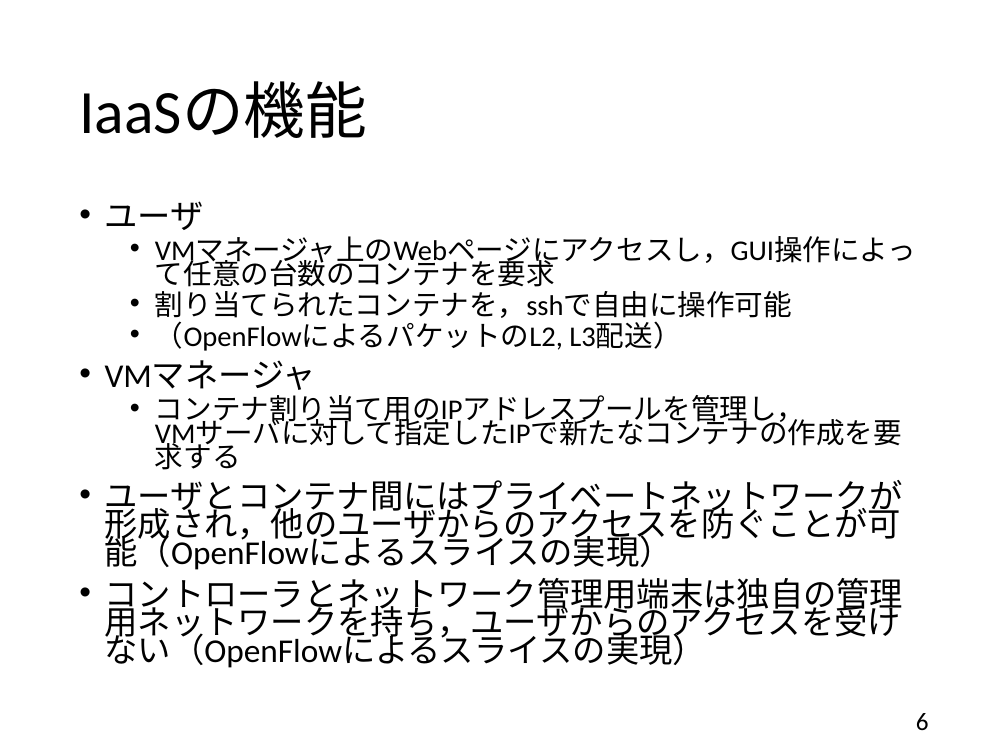
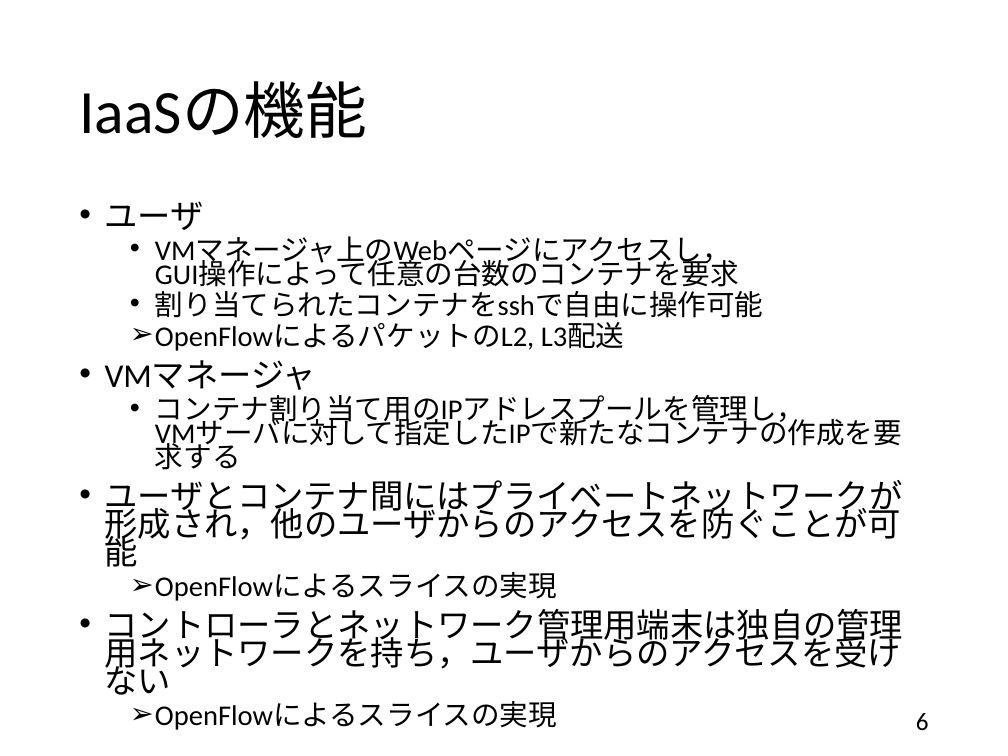
Before and after one commit to handai-trema/IaaS-amn, a slide deck: slide 6 of report_slide.pptx. Drawn at 1008x756 pixels with LibreOffice and Linux fonts; fonts in the diff are those of the drawing. Boxes give left, top, right and bottom in pixels: in the first picture for what was removed or moved away, otherwise in the second. Text is boxed around its words. In the diff, an @@ line names an element or a change of style, - is before the commit and + after.

```diff
--- a/report_slide.pptx
+++ b/report_slide.pptx
@@ text at [155,236,764,351]: text changed @@
-  • VMマネージャ上のWebページにアクセスし，GUI操作によって任意の台数のコンテナを要求
-  • 割り当てられたコンテナを，sshで自由に操作可能
-  • （OpenFlowによるパケットのL2, L3配送）
+  • VMマネージャ上のWebページにアクセスし，
+    GUI操作によって任意の台数のコンテナを要求
+  • 割り当てられたコンテナをsshで自由に操作可能
+  ➢ OpenFlowによるパケットのL2, L3配送
@@ text at [105,480,904,695]: text changed @@
-• ユーザとコンテナ間にはプライベートネットワークが形成され，他のユーザからのアクセスを防ぐことが可能（OpenFlowによるスライスの実現）
-• コントローラとネットワーク管理用端末は独自の管理用ネットワークを持ち，ユーザからのアクセスを受けない（OpenFlowによるスライスの実現）
+• ユーザとコンテナ間にはプライベートネットワークが形成され，他のユーザからのアクセスを防ぐことが可能
+  ➢ OpenFlowによるスライスの実現
+• コントローラとネットワーク管理用端末は独自の管理用ネットワークを持ち，ユーザからのアクセスを受けない
+  ➢ OpenFlowによるスライスの実現
```
Also in this commit, not shown: 21 other slides changed, 7 slides added, 5 slides removed.
